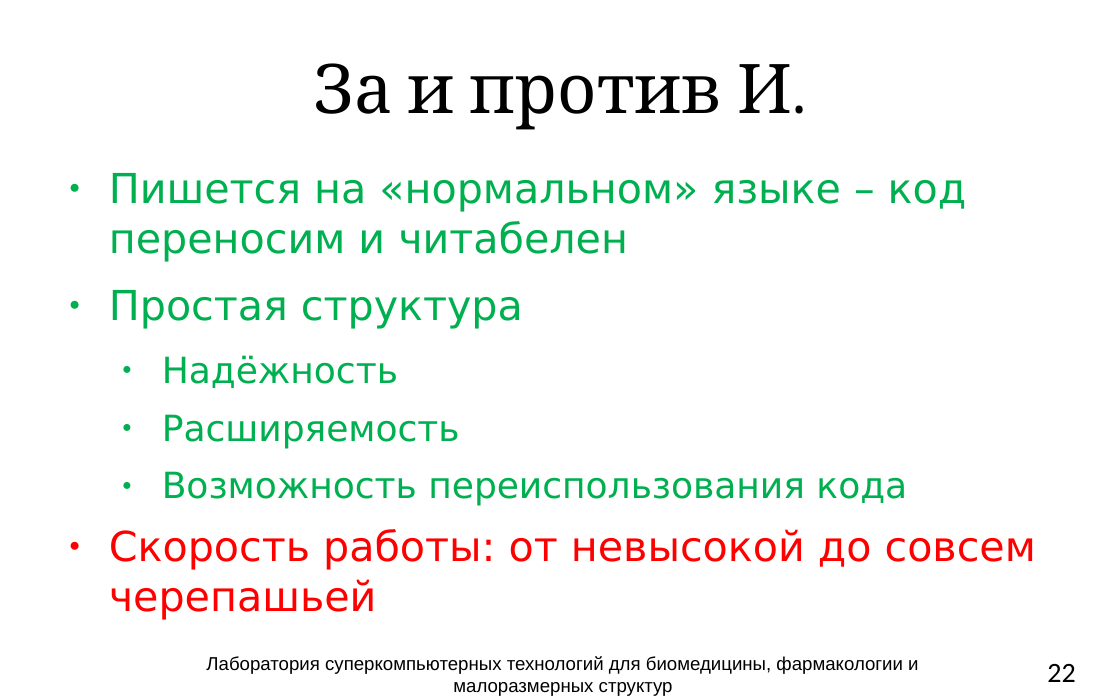
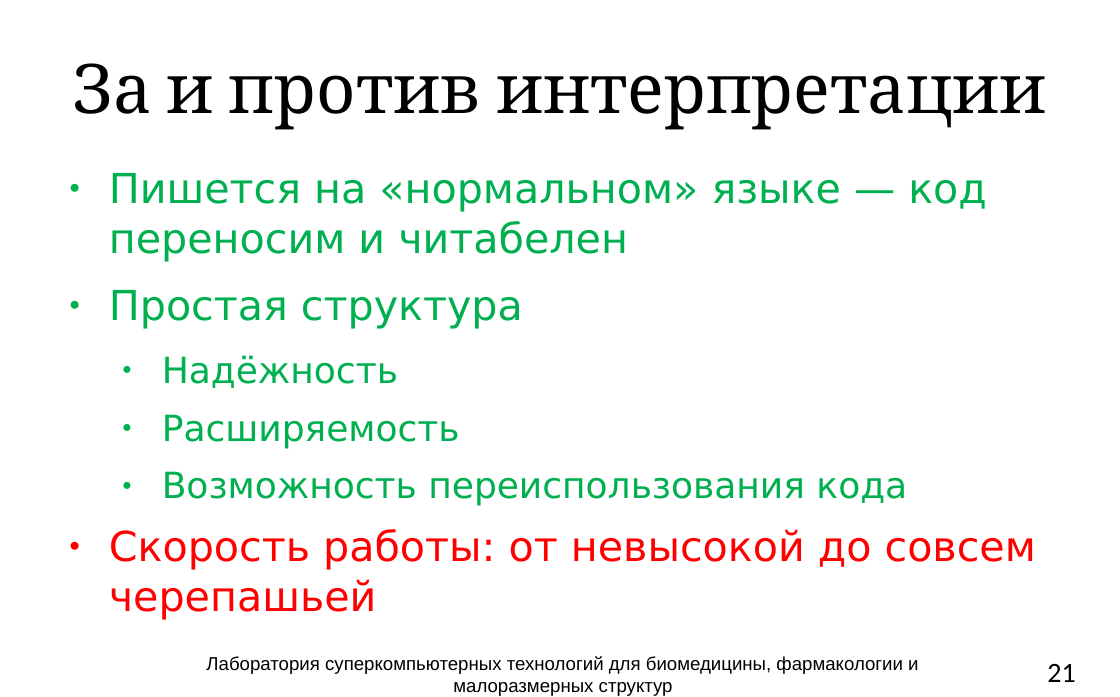
Before and after one commit to atakua/simlectures-archive, a slide deck: slide 21 of lecture03-cpu-interpretation/lecture03-cpu-interpretation.pptx (slide 22 before the commit). Drawn at 1120x697 pixels with LibreOffice and Linux fonts; fonts in the diff are those of the drawing; background and template pictures are left out. Boxes give left, top, right and bottom in pixels: in the first picture for what was removed or moved away, otherwise in the second. Text is boxed around its words. In the diff, an @@ line names an element or a change of style, - is before the commit and + after.

```diff
--- a/lecture03-cpu-interpretation/lecture03-cpu-interpretation.pptx
+++ b/lecture03-cpu-interpretation/lecture03-cpu-interpretation.pptx
@@ title at [72, 63, 1047, 130]: text changed @@
-За и против И.
+За и против интерпретации
@@ text at [109, 173, 987, 262]: text changed @@
-● Пишется на «нормальном» языке – код переносим и читабелен
+● Пишется на «нормальном» языке — код переносим и читабелен
@@ page number at [1047, 664, 1075, 682]: text changed @@
-22
+21
```
Also in this commit, not shown: 14 other slides changed, 3 slides added, 2 slides removed.
